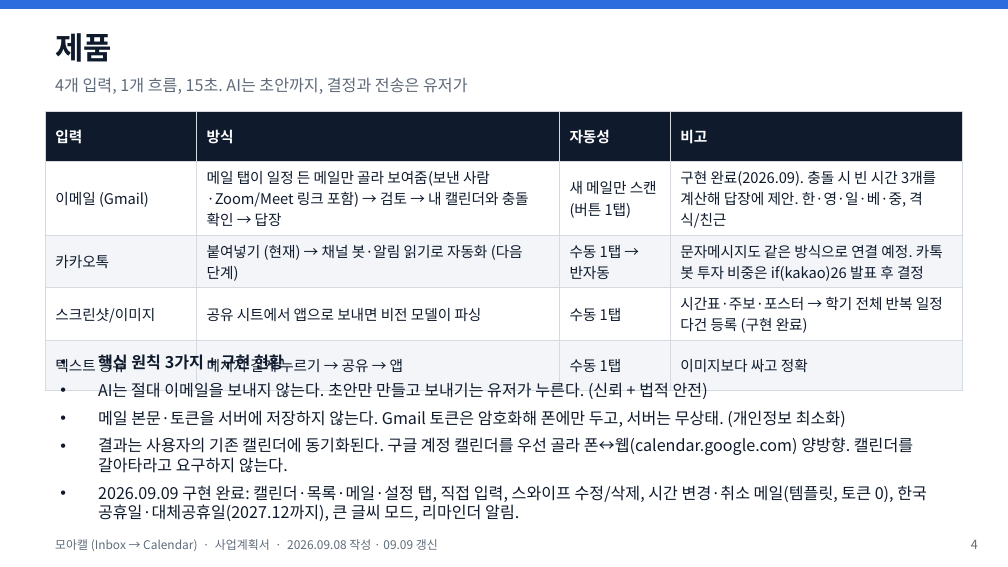
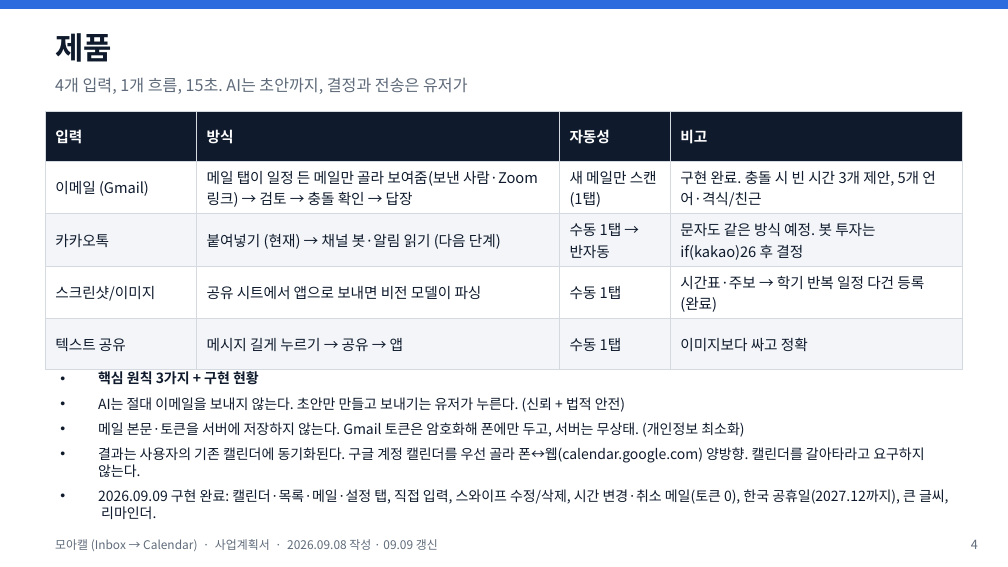
Before and after one commit to gijunpark42-lab/moacal, a slide deck: slide 4 of docs/모아캘_사업계획서.pptx. Drawn at 1008x567 pixels with LibreOffice and Linux fonts; fonts in the diff are those of the drawing. Boxes give left, top, right and bottom in pixels: in the first picture for what was removed or moved away, otherwise in the second. Text is boxed around its words. In the diff, an @@ line names an element or a change of style, - is before the commit and + after.

```diff
--- a/docs/모아캘_사업계획서.pptx
+++ b/docs/모아캘_사업계획서.pptx
@@ table at [45,111,963,355] @@
-row 2: 이메일 (Gmail) | 메일 탭이 일정 든 메일만 골라 보여줌(보낸 사람·Zoom/Meet 링크 포함) → 검토 → 내 캘린더와 충돌 확인 → 답장 | 새 메일만 스캔 (버튼 1탭) | 구현 완료(2026.09). 충돌 시 빈 시간 3개를 계산해 답장에 제안. 한·영·일·베·중, 격식/친근
+row 2: 이메일 (Gmail) | 메일 탭이 일정 든 메일만 골라 보여줌(보낸 사람·Zoom 링크) → 검토 → 충돌 확인 → 답장 | 새 메일만 스캔 (1탭) | 구현 완료. 충돌 시 빈 시간 3개 제안, 5개 언어·격식/친근
-row 3, column 2: 붙여넣기 (현재) → 채널 봇·알림 읽기로 자동화 (다음 단계)
+row 3, column 2: 붙여넣기 (현재) → 채널 봇·알림 읽기 (다음 단계)
-row 3, column 4: 문자메시지도 같은 방식으로 연결 예정. 카톡 봇 투자 비중은 if(kakao)26 발표 후 결정
+row 3, column 4: 문자도 같은 방식 예정. 봇 투자는 if(kakao)26 후 결정
-row 4, column 4: 시간표·주보·포스터 → 학기 전체 반복 일정 다건 등록 (구현 완료)
+row 4, column 4: 시간표·주보 → 학기 반복 일정 다건 등록 (완료)
@@ text "핵심 원칙 3가지 + 구현 ...": place and size @@
-text "핵심 원칙 3가지 + 구현 ..." at [98,352,927,521]
+text "핵심 원칙 3가지 + 구현 ..." at [98,371,949,519]
@@ text at [98,371,924,477]: size 11.5 to 10 pt in "핵심 원칙 3가지 + 구현 현황", "AI는 절대 이메일을 보내지 않는다. 초안만 만들고 ...", "메일 본문·토큰을 서버에 저장하지 않는다. Gmail 토큰은 ...", "결과는 사용자의 기존 캘린더에 동기화된다. 구글 계정 ..." @@
@@ text at [98,489,949,519]: text changed; size 11.5 to 10 pt @@
-• 2026.09.09 구현 완료: 캘린더·목록·메일·설정 탭, 직접 입력, 스와이프 수정/삭제, 시간 변경·취소 메일(템플릿, 토큰 0), 한국 공휴일·대체공휴일(2027.12까지), 큰 글씨 모드, 리마인더 알림.
+• 2026.09.09 구현 완료: 캘린더·목록·메일·설정 탭, 직접 입력, 스와이프 수정/삭제, 시간 변경·취소 메일(토큰 0), 한국 공휴일(2027.12까지), 큰 글씨, 리마인더.
```
Also in this commit, not shown: 1 other file.
